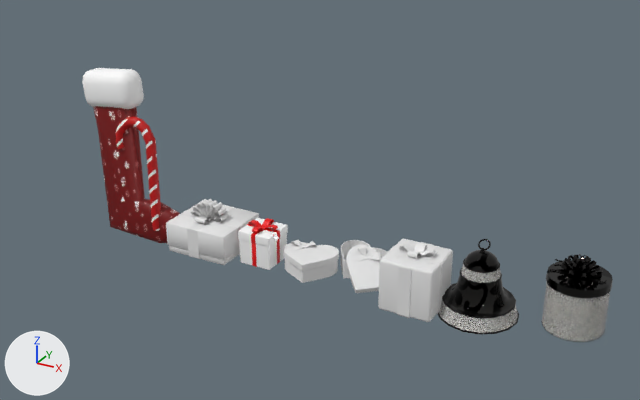
An edit to the FBX model Assets/Project_ 1/Model/gift.FBX, drawn before and after from the same camera.
Camera for both pictures: a 50 mm lens placed at (5.61, -8.68, 5.36), pointed at (0.69, 0.27, 0.88). Lighting does not change. The marker at lower left points along +X, +Y and +Z. Where no turn or scale is listed for an object, it has been applied to the vertices. Vertices at the same position are counted once.

Names of what the first picture shows: 'Box04', 'ChamferBox02', 'ChamferBox03', 'Cylinder01', 'Object', 'Ring', 'candy_stick', 'gift_bottom1', 'gift_cap1', 'gift_cap2', 'present', 'socks'.
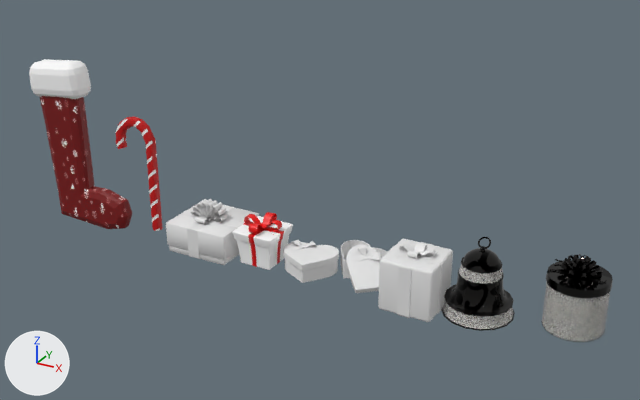
What the commit changed:
me_mesh_010 is used by ob_ring; location (2.915, 0.0, 0.035).
me_mesh_010 had 1642 vertices, 1640 faces and spanned x -0.476..0.476, y -0.476..0.476, z 0.001..0.91.
me_mesh_010 now has 1642 vertices, 1640 faces and spans x -0.423..0.423, y -0.423..0.423, z 0.018..0.937.
me_mesh_010 part 4: 1433 of 1642 vertices moved; they spanned x -0.476..0.476, y -0.476..0.476, z 0.001..0.91 and now span x -0.423..0.423, y -0.423..0.423, z 0.018..0.937; mean shift (0.0, 0.0, 0.01); largest move (-0.182, -0.439, 0.004) -> (-0.161, -0.39, 0.021).
me_mesh is used by ob_chamferbox02; location (0.0, 0.0, 0.0).
me_mesh had 396 vertices, 411 faces and spanned x -0.234..0.234, y -0.234..0.234, z 0.0..0.455.
me_mesh now has 1780 vertices, 1787 faces and spans x -0.289..0.289, y -0.289..0.289, z -0.002..0.587.
me_mesh part 5: a new loose piece of 420 vertices spanning x -0.054..0.054, y -0.255..0.255, z 0.457..0.584, in mat_02___default____standard (red #ea0000).
me_mesh part 6: a new loose piece of 420 vertices spanning x -0.255..0.255, y -0.054..0.054, z 0.46..0.587, in mat_02___default____standard (red #ea0000).
me_mesh part 7: a new loose piece of 104 vertices spanning x -0.036..0.036, y -0.275..0.275, z -0.002..0.438, in mat_02___default____standard (red #ea0000).
me_mesh part 8: a new loose piece of 104 vertices spanning x -0.275..0.275, y -0.037..0.037, z -0.002..0.438, in mat_02___default____standard (red #ea0000).
me_mesh part 9: a new loose piece of 96 vertices spanning x -0.037..0.037, y -0.289..0.289, z 0.335..0.457, in mat_02___default____standard (red #ea0000).
me_mesh part 10: a new loose piece of 96 vertices spanning x -0.289..0.289, y -0.038..0.038, z 0.335..0.457, in mat_02___default____standard (red #ea0000).
me_mesh part 11: 272 vertices moved from x -0.234..0.234, y -0.234..0.234, z 0.337..0.455 to x -0.286..0.286, y -0.286..0.286, z 0.337..0.455; 144 vertices added at x -0.26..0.26, y -0.26..0.26, z 0.07..0.377.
me_mesh now uses material mat_02___default____standard (red #ea0000).
me_mesh_013 is used by ob_socks; location (0.0, 0.0, 0.0).
me_mesh_013 had 170 vertices, 332 faces and spanned x -2.85..-1.39, y -0.08..0.33, z -0.21..2.22.
me_mesh_013 now has 224 vertices, 440 faces and spans x -0.55..0.98, y -0.2..0.21, z -0.03..2.39.
me_mesh_013 part 1: 224 vertices added at x -0.55..0.98, y -0.2..0.21, z -0.03..2.39.
me_mesh_013 part 2: 170 vertices removed from x -2.85..-1.39, y -0.08..0.33, z -0.21..2.22.
me_mesh_013 part 3: the surface is now shaded flat.
Object 'ChamferBox03' (ob_chamferbox03) is deleted.
Object 'socks' (ob_socks) moves from (0.0, 0.0, 0.0) to (-3.292, 0.12, -0.175).

Location of each change, (x1, y1, x2, y2) in pixels of the pictures (640 x 400 px; the box of a moved part takes in the faces that stretch with it):
'socks', reshaped, moved: before (82, 68, 180, 243); after (29, 59, 132, 229)
'Ring', reshaped (9% narrower): before (438, 239, 519, 334); after (441, 237, 515, 331)
'ChamferBox02', reshaped (22% wider, 11% taller): before (238, 218, 288, 270); after (232, 212, 293, 270)
'ChamferBox03', deleted (red): before (247, 218, 280, 267)
part 1 of me_mesh_013, added: after (29, 59, 132, 229)
part 2 of me_mesh_013, deleted: before (82, 68, 180, 243)
part 5 of me_mesh, added: after (248, 212, 277, 234)
part 6 of me_mesh, added: after (244, 214, 282, 232)
part 7 of me_mesh, added: after (250, 244, 257, 267)
part 8 of me_mesh, added: after (277, 240, 281, 264)
part 9 of me_mesh, added: after (248, 233, 257, 245)
part 10 of me_mesh, added: after (243, 223, 284, 240)
part 11 of me_mesh, moved or reshaped: before (238, 218, 288, 263); after (232, 215, 293, 263)
